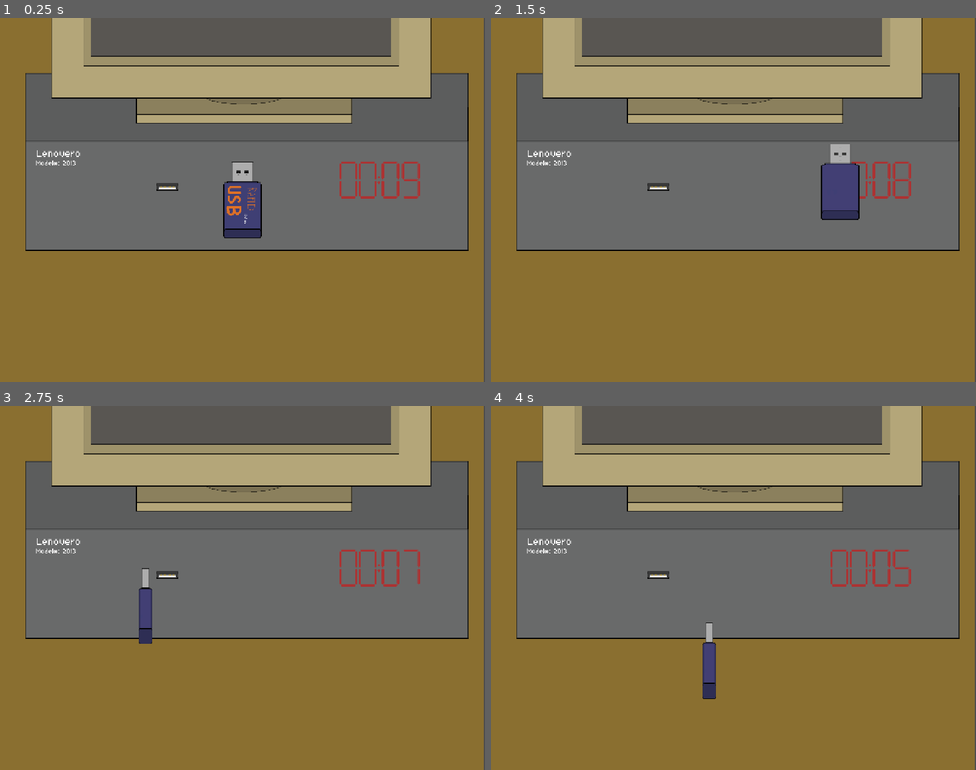
Above: before the commit, frames 1-4 (two rows, left to right).
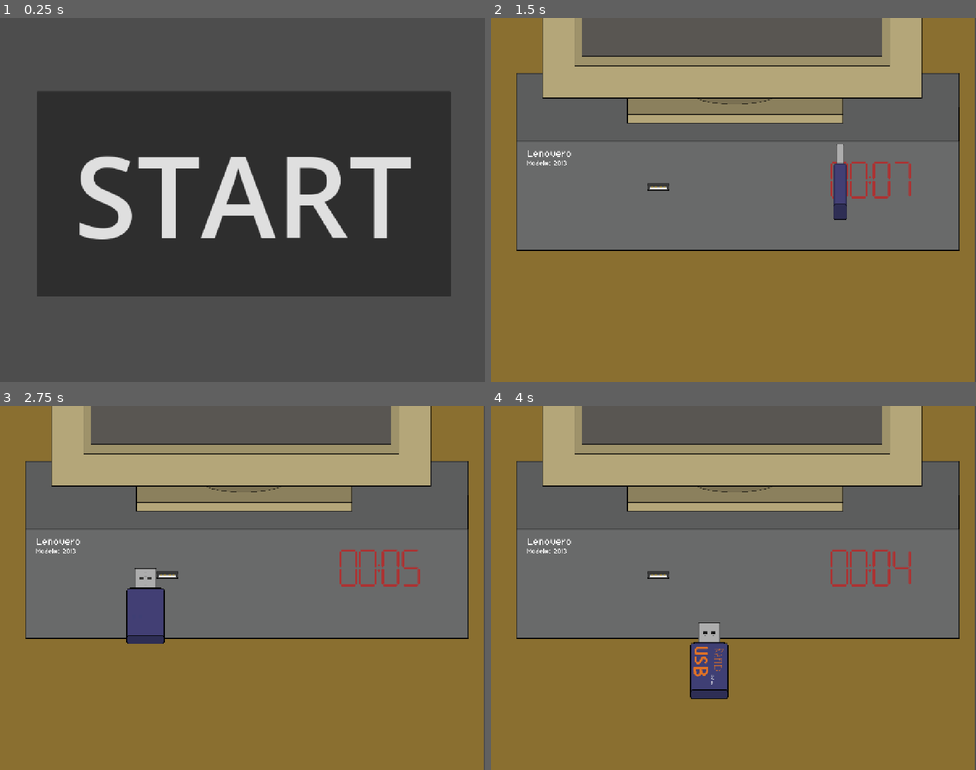
Above: after the commit, the same moments.

Repository: tom-frantz/gmtk-2026
Game: Godot game, scene res://scenes/main_menu.tscn
Two runs of this game, one before a commit and one after it. Both use one fixed random seed, a clock stepped at 60 frames per second and the inputs below. Before the commit the project starts from res://scenes/minigames/evil_usb/minigame_usb.tscn.
Inputs (mouse positions are in pixels of both pictures, inside the frame that each line leads up to):
- Up to frame 1 (0.25 s): no input
- Up to frame 2 (1.5 s): click (733, 192) at 0.5 s, where only the run after the commit has a clickable "START"; tap Enter at 1.25 s; move the mouse to (840, 181) at 1.27 s; click (840, 181) at 1.35 s
- Up to frame 3 (2.75 s): tap Space at 2 s; move the mouse to (145, 606) at 2.02 s; click (145, 606) at 2.1 s
- Up to frame 4 (4 s): tap Enter at 2.75 s; move the mouse to (782, 507) at 2.77 s; click (782, 507) at 2.85 s; tap Space at 3.5 s; move the mouse to (709, 660) at 3.52 s; click (709, 660) at 3.6 s

The runs differ from the first frame. In frame 1, 91% of the frame differs, in the area x 0-100%, y 0-100%; in frame 2, 1.1%; in frame 3, 1.1%; in frame 4, 1.2%.

Commit message:
add timer to usb game

Diff:
--- a/project.godot
+++ b/project.godot
@@ -11,7 +11,7 @@
 [application]
 
 config/name="gmtk_2026"
-run/main_scene="uid://ba6adnn1mtrj7"
+run/main_scene="uid://c0f0u360hd6w8"
 config/features=PackedStringArray("4.7", "GL Compatibility")
 config/icon="res://icon.svg"
 
--- a/scenes/minigames/evil_usb/computah_mask.gd
+++ b/scenes/button.gd
@@ -1,9 +1,12 @@
-extends Sprite2D
+extends Button
 
 # Called when the node enters the scene tree for the first time.
 func _ready() -> void:
-	self.z_index = -1
+	self.pressed.connect(_go_to_scene)
 
 # Called every frame. 'delta' is the elapsed time since the previous frame.
 func _process(delta: float) -> void:
 	pass
+
+func _go_to_scene() -> void:
+	get_tree().change_scene_to_file("res://scenes/minigames/evil_usb/minigame_usb.tscn")
--- a/scenes/common/timer/units.gd
+++ b/scenes/common/timer/units.gd
@@ -10,5 +10,4 @@
 func _process(delta: float) -> void:
 	var time: int = int(ceili((%Timer as Timer).time_left))
 	var units: int = time % 10
-	print(time)
 	frame = units
--- /dev/null
+++ b/scenes/main_menu.tscn
@@ -0,0 +1,21 @@
+[gd_scene format=3 uid="uid://c0f0u360hd6w8"]
+
+[ext_resource type="Script" uid="uid://du5262ia2uj0e" path="res://scenes/button.gd" id="1_l6cm7"]
+
+[node name="MainMenu" type="Control" unique_id=816447431]
+layout_mode = 3
+anchors_preset = 15
+anchor_right = 1.0
+anchor_bottom = 1.0
+grow_horizontal = 2
+grow_vertical = 2
+
+[node name="Button" type="Button" parent="." unique_id=12248581]
+layout_mode = 0
+offset_left = 97.0
+offset_top = 193.0
+offset_right = 1190.0
+offset_bottom = 735.0
+theme_override_font_sizes/font_size = 300
+text = "START"
+script = ExtResource("1_l6cm7")
--- a/scenes/minigames/evil_usb/minigame_usb.gd
+++ b/scenes/minigames/evil_usb/minigame_usb.gd
@@ -2,7 +2,8 @@
 
 # Called when the node enters the scene tree for the first time.
 func _ready() -> void:
-	pass # Replace with function body.
+	var music: AudioStreamPlayer = %background_music
+	music.play()
 
 # Called every frame. 'delta' is the elapsed time since the previous frame.
 func _process(delta: float) -> void:
--- a/scenes/minigames/evil_usb/minigame_usb.tscn
+++ b/scenes/minigames/evil_usb/minigame_usb.tscn
@@ -12,84 +12,11 @@
 [ext_resource type="Texture2D" uid="uid://6dasfij4djvm" path="res://assets/usb_port_h_base02.png" id="10_7lwxb"]
 [ext_resource type="Texture2D" uid="uid://du1brpv3863ob" path="res://assets/usb_port_v_base01.png" id="11_h6xv6"]
 [ext_resource type="Texture2D" uid="uid://up165tpy12so" path="res://assets/usb_hider.png" id="12_yg08o"]
-[ext_resource type="Script" uid="uid://bn2annvln0tr7" path="res://scenes/minigames/evil_usb/computah_mask.gd" id="13_fyruv"]
 [ext_resource type="Texture2D" uid="uid://dqgow3lsxd6t8" path="res://assets/usb_port_h_top01.png" id="14_k407p"]
 [ext_resource type="Texture2D" uid="uid://cxpp300xkf4m6" path="res://assets/usb_port_v_top02.png" id="15_q3uec"]
 [ext_resource type="PackedScene" uid="uid://d3qorbs0l4srn" path="res://scenes/common/timer/timer.tscn" id="16_1obh5"]
 [ext_resource type="Script" uid="uid://dgut0ds5bd0q5" path="res://scenes/minigames/evil_usb/timer.gd" id="17_bioy6"]
-
-[sub_resource type="Animation" id="Animation_wnaiw"]
-length = 0.001
-tracks/0/type = "bezier"
-tracks/0/imported = false
-tracks/0/enabled = true
-tracks/0/path = NodePath("usb:position:x")
-tracks/0/interp = 1
-tracks/0/loop_wrap = true
-tracks/0/keys = {
-"handle_modes": PackedInt32Array(0),
-"points": PackedFloat32Array(170, -0.25, 0, 0.25, 0),
-"times": PackedFloat32Array(0)
-}
-tracks/1/type = "bezier"
-tracks/1/imported = false
-tracks/1/enabled = true
-tracks/1/path = NodePath("usb:position:y")
-tracks/1/interp = 1
-tracks/1/loop_wrap = true
-tracks/1/keys = {
-"handle_modes": PackedInt32Array(0),
-"points": PackedFloat32Array(383, -0.25, 0, 0.25, 0),
-"times": PackedFloat32Array(0)
-}
-
-[sub_resource type="Animation" id="Animation_r2afd"]
-resource_name = "w2"
-tracks/0/type = "bezier"
-tracks/0/imported = false
-tracks/0/enabled = true
-tracks/0/path = NodePath("usb:position:x")
-tracks/0/interp = 1
-tracks/0/loop_wrap = true
-tracks/0/keys = {
-"handle_modes": PackedInt32Array(0, 2),
-"points": PackedFloat32Array(170, -0.25, 0, 0.25, 0, 169, -0.11000001, 0.16666667, 0, 0),
-"times": PackedFloat32Array(0, 0.66)
-}
-tracks/1/type = "bezier"
-tracks/1/imported = false
-tracks/1/enabled = true
-tracks/1/path = NodePath("usb:position:y")
-tracks/1/interp = 1
-tracks/1/loop_wrap = true
-tracks/1/keys = {
-"handle_modes": PackedInt32Array(0, 2),
-"points": PackedFloat32Array(500, -0.25, 0, 0.25, 0, 249, -0.11000001, 22.333334, 0, 0),
-"times": PackedFloat32Array(0, 0.66)
-}
-
-[sub_resource type="Animation" id="Animation_rwkeg"]
-resource_name = "win"
-length = 1.1
-tracks/0/type = "value"
-tracks/0/imported = false
-tracks/0/enabled = true
-tracks/0/path = NodePath("usb/usb_sprite:position")
-tracks/0/interp = 1
-tracks/0/loop_wrap = true
-tracks/0/keys = {
-"times": PackedFloat32Array(0, 0.77),
-"transitions": PackedFloat32Array(1, 1),
-"update": 0,
-"values": [Vector2(0, 0), Vector2(0, -50)]
-}
-
-[sub_resource type="AnimationLibrary" id="AnimationLibrary_5vqf2"]
-_data = {
-&"RESET": SubResource("Animation_wnaiw"),
-&"w2": SubResource("Animation_r2afd"),
-&"win": SubResource("Animation_rwkeg")
-}
+[ext_resource type="AudioStream" uid="uid://k18nqwv3wfdh" path="res://assets/sound/music/late for the bus.wav" id="17_etcy7"]
 
 [sub_resource type="SpriteFrames" id="SpriteFrames_kuy6b"]
 animations = [{
@@ -166,10 +93,6 @@
 
 [node name="MinigameUsb" type="Node2D" unique_id=1410700175]
 script = ExtResource("1_iafxi")
-
-[node name="AnimationPlayer" type="AnimationPlayer" parent="." unique_id=268573150]
-unique_name_in_owner = true
-libraries/ = SubResource("AnimationLibrary_5vqf2")
 
 [node name="usb" type="RigidBody2D" parent="." unique_id=939992453]
 position = Vector2(170, 383)
@@ -228,7 +151,6 @@
 position = Vector2(-1.6199894, -42.99999)
 scale = Vector2(1.2399997, 0.70999986)
 texture = ExtResource("12_yg08o")
-script = ExtResource("13_fyruv")
 
 [node name="slot_mask" type="AnimatedSprite2D" parent="slot_body/slot/computah_mask" unique_id=1752111834]
 position = Vector2(0.815, 54.46)
@@ -265,23 +187,33 @@
 polygon = PackedVector2Array(287, 377, 339, 372, 338, 289, 404, 289, 407, 372, 571, 371, 584, 21, 182, 17, 188, 374)
 
 [node name="LevelTimer" parent="." unique_id=1923668992 instance=ExtResource("16_1obh5")]
+process_mode = 3
 position = Vector2(1000, 427)
 
 [node name="Timer" parent="LevelTimer" index="0" unique_id=1572085082]
-wait_time = 9.0
+wait_time = 7.0
 autostart = true
 script = ExtResource("17_bioy6")
 
 [node name="fail_banner" type="Label" parent="LevelTimer/Timer" index="0" unique_id=169344778]
 visible = false
 z_index = 100
-offset_left = 28.0
-offset_top = 265.0
-offset_right = 1270.0
-offset_bottom = 674.0
+offset_left = 136.0
+offset_top = 194.0
+offset_right = 1192.0
+offset_bottom = 603.0
 theme_override_colors/font_color = Color(1, 0, 0.047058824, 1)
 theme_override_font_sizes/font_size = 300
-text = "LOOSER!"
+text = "LOSER!"
+
+[node name="Label" type="Label" parent="LevelTimer/Timer/fail_banner" unique_id=1576799668]
+layout_mode = 0
+offset_left = 155.0
+offset_top = 373.0
+offset_right = 820.0
+offset_bottom = 466.0
+theme_override_font_sizes/font_size = 68
+text = "(click to go to menu)"
 
 [node name="win_banner" type="Label" parent="." unique_id=1912632441]
 unique_name_in_owner = true
@@ -296,6 +228,10 @@
 theme_override_font_sizes/font_size = 300
 text = "WINNER!"
 
+[node name="background_music" type="AudioStreamPlayer" parent="." unique_id=1444448266]
+unique_name_in_owner = true
+stream = ExtResource("17_etcy7")
+
 [connection signal="area_entered" from="slot_body/slot" to="usb" method="_on_slot_area_entered" flags=18]
 [connection signal="body_entered" from="slot_body/slot" to="usb" method="_on_slot_body_entered"]
 [connection signal="body_exited" from="slot_body/slot_entered_collision" to="usb" method="_on_slot_entered_collision_body_exited"]
--- a/scenes/minigames/evil_usb/timer.gd
+++ b/scenes/minigames/evil_usb/timer.gd
@@ -1,12 +1,19 @@
 extends Timer
+
+var lost: bool = false
 
 func _ready() -> void:
 	self.timeout.connect(_handle_timeout)
 
 # Called every frame. 'delta' is the elapsed time since the previous frame.
 func _process(delta: float) -> void:
-	pass
+	if lost && Input.is_action_just_pressed("left_click"):
+		get_tree().paused = false
+		get_tree().change_scene_to_file("res://scenes/main_menu.tscn")
 
 func _handle_timeout() -> void:
+	lost = true
+	self.paused = true
 	var lose_banner: Label = self.get_child(0)
 	lose_banner.visible = true
+	get_tree().paused = true
Not shown, added: scenes/button.gd.uid
Not shown, removed: scenes/minigames/evil_usb/computah_mask.gd.uid
